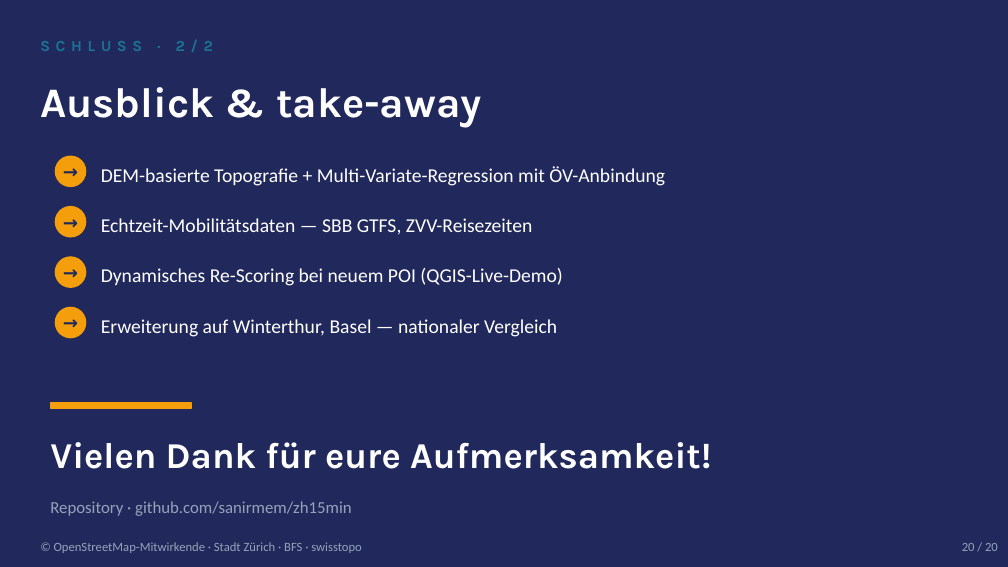
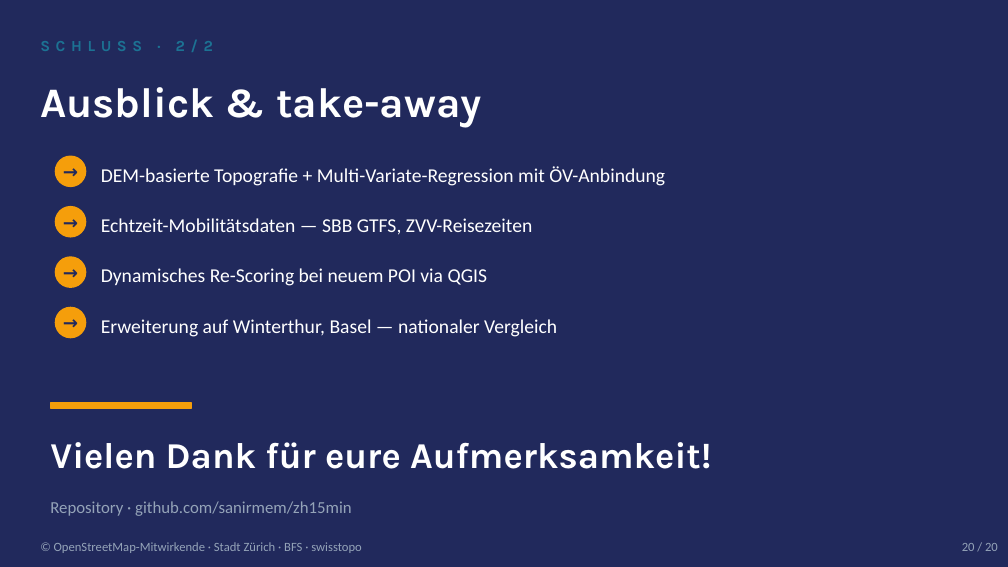
Before and after one commit to sanirmem/zh15min, a slide deck: slide 20 of reports/zh15min_slides.pptx. Drawn at 1008x567 pixels with LibreOffice and Linux fonts; fonts in the diff are those of the drawing. Boxes give left, top, right and bottom in pixels: in the first picture for what was removed or moved away, otherwise in the second. Text is boxed around its words. In the diff, an @@ line names an element or a change of style, - is before the commit and + after.

Commit message:
slides 4/12/14/20: visuelle Sprache an neutrales Skript angeglichen
Nach Slide 8 jetzt auch die übrigen Pitch-Marker und Live-Demo-Reste aus dem Deck entfernt:

* Slide 4: 'harten Wertfaktor' → 'Relevanz als Wertfaktor'; Intro 'ist heute Leitbild' → 'ist in der Stadtplanung etabliert' (matched script wording)

* Slide 12: 'ragen wie Wolkenkratzer' → 'erscheinen erhöht'; 'Live-Demo via PostGIS' → 'PostGIS-Anbindung'; 'neue POIs lassen sich live einsetzen, Score reagiert dynamisch' → 'Layer-Zugriff auf zh15min.score — bei Änderungen der Datenbasis aktualisiert sich die Darstellung'

* Slide 14: Footer 'Live-Reproduzierbar' → 'vollständig reproduzierbar'

* Slide 20: Ausblick-Item 'Dynamisches Re-Scoring bei neuem POI (QGIS-Live-Demo)' → '... via QGIS' (letzte Live-Demo-Referenz im Deck)

Final-Sweep über alle 20 Slides bestätigt 0 Treffer auf Pitch-/Live-Demo-Marker. Skript unverändert. PPTX + PDF neu generiert.

```diff
--- a/reports/zh15min_slides.pptx
+++ b/reports/zh15min_slides.pptx
@@ text at [101, 268, 488, 286]: text changed @@
-Dynamisches Re-Scoring bei neuem POI (QGIS-Live-Demo)
+Dynamisches Re-Scoring bei neuem POI via QGIS
```
Also in this commit, not shown: 3 other slides changed, 2 other files.
